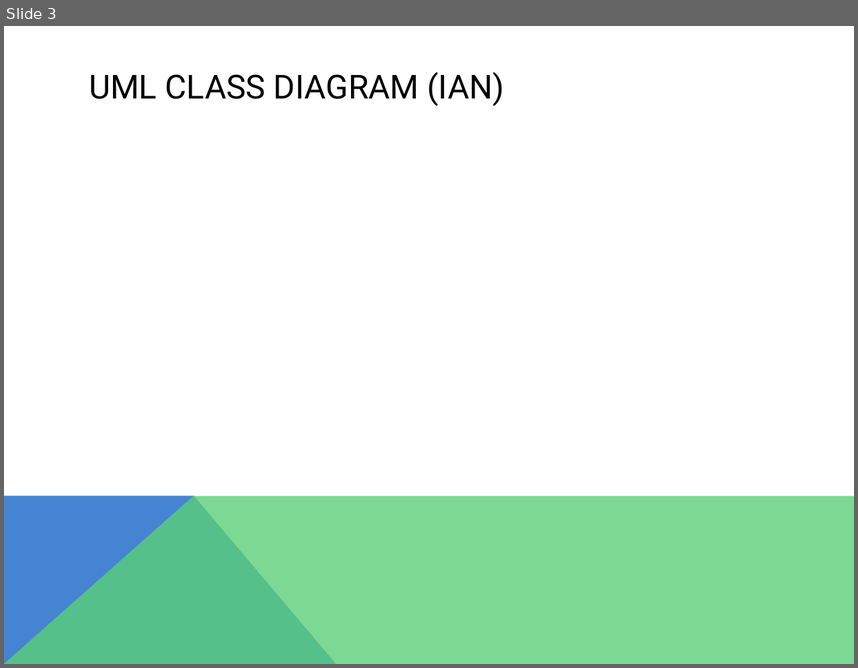
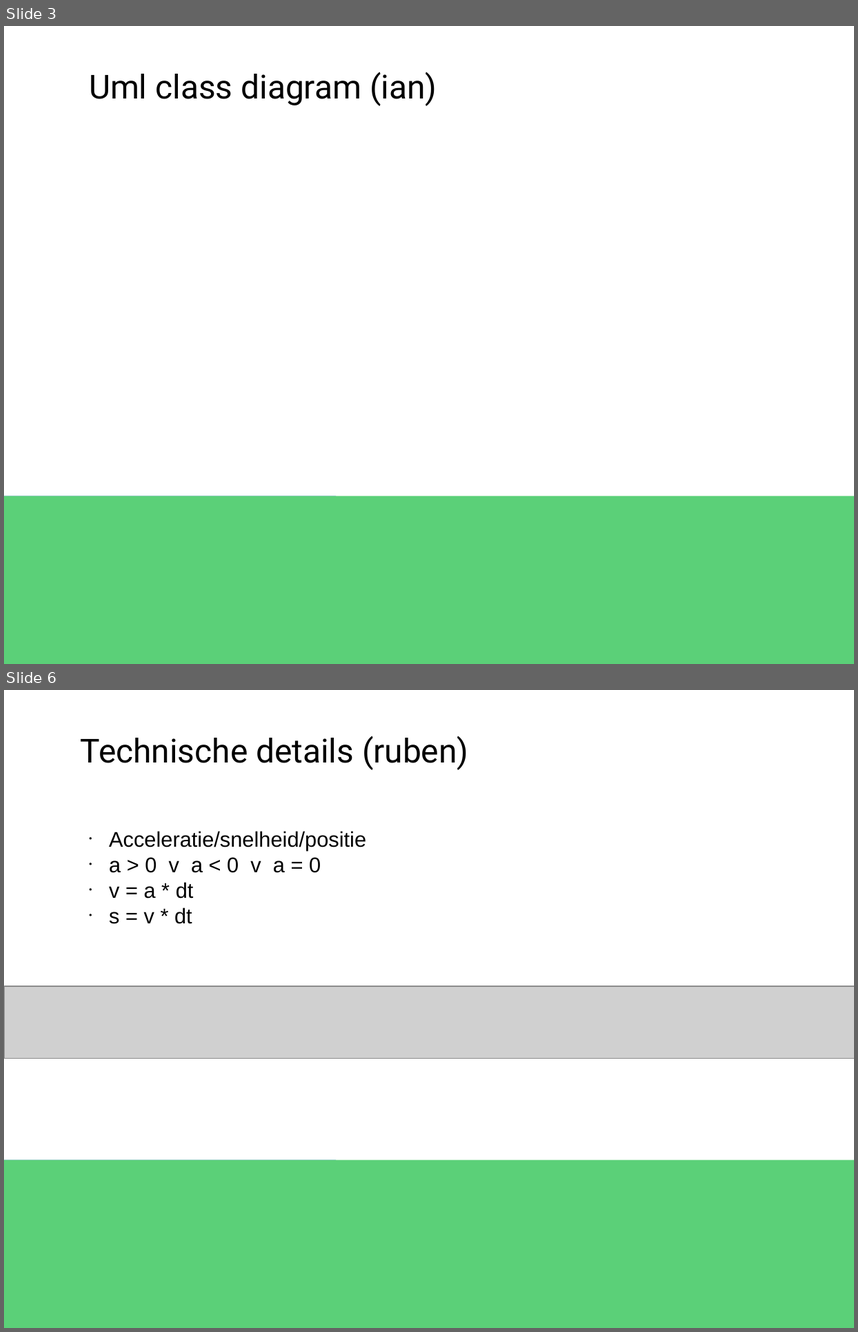
Before and after one commit to Dinilson/XNARaceGame, a slide deck: PRESENTATIE racegame project.pptx. Shown one above the other, each under a label of ours: slide 3 before the commit, slides 3 and 6 after it; the slides between them are not shown. The pictures are 858x668 and 858x1332 pixels, drawn with LibreOffice and Linux fonts; fonts in the diff are those of the drawing; grey boxes stand for pictures; background and template pictures are left out. Boxes give left, top, right and bottom in pixels: in the first picture for what was removed or moved away, otherwise in the second. Text is boxed around its words. In the diff, an @@ line names an element or a change of style, - is before the commit and + after.

```diff
--- a/PRESENTATIE racegame project.pptx
+++ b/PRESENTATIE racegame project.pptx
@@ slide 6 added at [4,690,854,1328], background #FFFFFF; not listed: 2 template elements that a slide beside it also shows @@
@@ text added at [81,736,468,770], 28 pt, text #000000 @@
+Technische details (ruben)
@@ text added at [109,831,366,924], 18 pt, text #000000 @@
+● Acceleratie/snelheid/positie
+● a > 0 v a < 0 v a = 0
+● v = a * dt
+● s = v * dt
@@ picture added at [4,986,854,1058] @@
@@ slide 3 changed as well @@
@@ text at [89,72,437,106]: text changed @@
-UML CLASS DIAGRAM (IAN)
+Uml class diagram (ian)
@@ freeform shape removed at [4,495,337,664] @@
@@ freeform shape removed at [4,495,854,664] @@
@@ rectangle added at [4,495,337,664], fill #4584D3 @@
@@ rectangle added at [4,495,854,664], fill #5BD078 @@
```
Also in this commit, not shown: 5 other slides changed, 1 other slide added.
